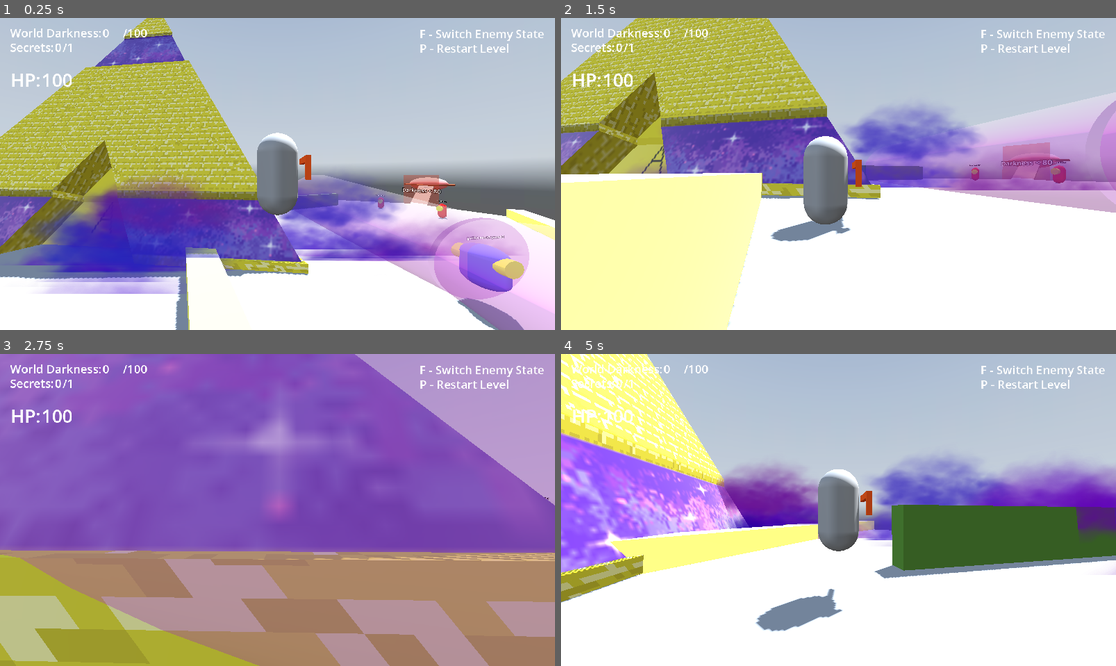
Above: before the commit, frames 1-4 (two rows, left to right).
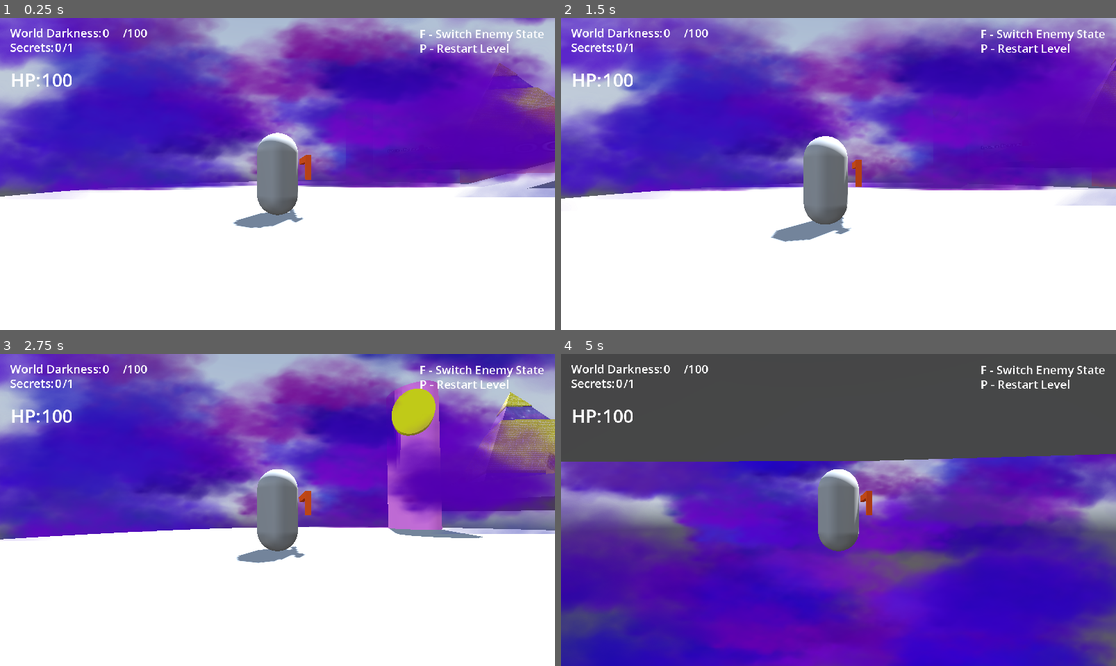
Above: after the commit, the same moments.

Repository: SoulPixelIV/space-egypt
Game: Godot game, scene res://Scenes/world.tscn
Same seed, same stepped clock (60 frames per second), same inputs: the game is played once before the commit and once after it. A sky picture missing from this copy of the repository is replaced by a grey-blue gradient.
Inputs (mouse positions are in pixels of both pictures, inside the frame that each line leads up to):
- Up to frame 1 (0.25 s): no input
- Up to frame 2 (1.5 s): tap Enter (ui_accept) at 0.5, 0.77 s; move the mouse to (866, 174) at 0.52 s; hold Right mouse button (aim) 0.53-1.28 s; hold W (ui_up) from 0.53 s (still down); move the mouse to (810, 174) at 1.27 s; click (810, 174) at 1.35 s
- Up to frame 3 (2.75 s): keep holding W (ui_up); tap Enter (ui_accept) at 1.52 s; move the mouse to (288, 503) at 2.02 s; tap F (toggle_state) at 2.1 s
- Up to frame 4 (5 s): keep holding W (ui_up); move the mouse to (832, 516) at 2.77 s; right-click (832, 516) at 2.85 s; tap Enter (ui_accept) at 3.02, 3.77, 4.52 s; move the mouse to (877, 513) at 3.52 s; click (877, 513) at 3.6 s; move the mouse to (794, 506) at 4.27 s; tap F (toggle_state) at 4.35 s

The runs differ from the first frame. In frame 1, 78% of the frame differs, in the area x 0-100%, y 0-100%; in frame 2, 67%; in frame 3, 95%; in frame 4, 96%.

Commit message:
Added collision to environment

Diff:
--- a/Scenes/world.tscn
+++ b/Scenes/world.tscn
@@ -168,6 +168,9 @@
 [sub_resource type="BoxMesh" id="BoxMesh_5v1tr"]
 material = SubResource("StandardMaterial3D_c5t2i")
 
+[sub_resource type="ConcavePolygonShape3D" id="ConcavePolygonShape3D_c5t2i"]
+data = PackedVector3Array(-0.5, 0.5, 0.5, 0.5, 0.5, 0.5, -0.5, -0.5, 0.5, 0.5, 0.5, 0.5, 0.5, -0.5, 0.5, -0.5, -0.5, 0.5, 0.5, 0.5, -0.5, -0.5, 0.5, -0.5, 0.5, -0.5, -0.5, -0.5, 0.5, -0.5, -0.5, -0.5, -0.5, 0.5, -0.5, -0.5, 0.5, 0.5, 0.5, 0.5, 0.5, -0.5, 0.5, -0.5, 0.5, 0.5, 0.5, -0.5, 0.5, -0.5, -0.5, 0.5, -0.5, 0.5, -0.5, 0.5, -0.5, -0.5, 0.5, 0.5, -0.5, -0.5, -0.5, -0.5, 0.5, 0.5, -0.5, -0.5, 0.5, -0.5, -0.5, -0.5, 0.5, 0.5, 0.5, -0.5, 0.5, 0.5, 0.5, 0.5, -0.5, -0.5, 0.5, 0.5, -0.5, 0.5, -0.5, 0.5, 0.5, -0.5, -0.5, -0.5, 0.5, 0.5, -0.5, 0.5, -0.5, -0.5, -0.5, 0.5, -0.5, 0.5, 0.5, -0.5, -0.5, -0.5, -0.5, -0.5)
+
 [sub_resource type="StandardMaterial3D" id="StandardMaterial3D_ikia7"]
 albedo_color = Color(0.15686275, 1, 1, 1)
 emission_enabled = true
@@ -184,6 +187,57 @@
 
 [sub_resource type="BoxMesh" id="BoxMesh_c5t2i"]
 material = SubResource("StandardMaterial3D_7yui6")
+
+[sub_resource type="ConcavePolygonShape3D" id="ConcavePolygonShape3D_e0ngr"]
+data = PackedVector3Array(-0.5, 0.5, 0.5, 0.5, 0.5, 0.5, -0.5, -0.5, 0.5, 0.5, 0.5, 0.5, 0.5, -0.5, 0.5, -0.5, -0.5, 0.5, 0.5, 0.5, -0.5, -0.5, 0.5, -0.5, 0.5, -0.5, -0.5, -0.5, 0.5, -0.5, -0.5, -0.5, -0.5, 0.5, -0.5, -0.5, 0.5, 0.5, 0.5, 0.5, 0.5, -0.5, 0.5, -0.5, 0.5, 0.5, 0.5, -0.5, 0.5, -0.5, -0.5, 0.5, -0.5, 0.5, -0.5, 0.5, -0.5, -0.5, 0.5, 0.5, -0.5, -0.5, -0.5, -0.5, 0.5, 0.5, -0.5, -0.5, 0.5, -0.5, -0.5, -0.5, 0.5, 0.5, 0.5, -0.5, 0.5, 0.5, 0.5, 0.5, -0.5, -0.5, 0.5, 0.5, -0.5, 0.5, -0.5, 0.5, 0.5, -0.5, -0.5, -0.5, 0.5, 0.5, -0.5, 0.5, -0.5, -0.5, -0.5, 0.5, -0.5, 0.5, 0.5, -0.5, -0.5, -0.5, -0.5, -0.5)
+
+[sub_resource type="ConcavePolygonShape3D" id="ConcavePolygonShape3D_kn0ld"]
+data = PackedVector3Array(-0.5, 0.5, 0.5, 0.5, 0.5, 0.5, -0.5, -0.5, 0.5, 0.5, 0.5, 0.5, 0.5, -0.5, 0.5, -0.5, -0.5, 0.5, 0.5, 0.5, -0.5, -0.5, 0.5, -0.5, 0.5, -0.5, -0.5, -0.5, 0.5, -0.5, -0.5, -0.5, -0.5, 0.5, -0.5, -0.5, 0.5, 0.5, 0.5, 0.5, 0.5, -0.5, 0.5, -0.5, 0.5, 0.5, 0.5, -0.5, 0.5, -0.5, -0.5, 0.5, -0.5, 0.5, -0.5, 0.5, -0.5, -0.5, 0.5, 0.5, -0.5, -0.5, -0.5, -0.5, 0.5, 0.5, -0.5, -0.5, 0.5, -0.5, -0.5, -0.5, 0.5, 0.5, 0.5, -0.5, 0.5, 0.5, 0.5, 0.5, -0.5, -0.5, 0.5, 0.5, -0.5, 0.5, -0.5, 0.5, 0.5, -0.5, -0.5, -0.5, 0.5, 0.5, -0.5, 0.5, -0.5, -0.5, -0.5, 0.5, -0.5, 0.5, 0.5, -0.5, -0.5, -0.5, -0.5, -0.5)
+
+[sub_resource type="ConcavePolygonShape3D" id="ConcavePolygonShape3D_hgpy0"]
+data = PackedVector3Array(-0.5, 0.5, 0.5, 0.5, 0.5, 0.5, -0.5, -0.5, 0.5, 0.5, 0.5, 0.5, 0.5, -0.5, 0.5, -0.5, -0.5, 0.5, 0.5, 0.5, -0.5, -0.5, 0.5, -0.5, 0.5, -0.5, -0.5, -0.5, 0.5, -0.5, -0.5, -0.5, -0.5, 0.5, -0.5, -0.5, 0.5, 0.5, 0.5, 0.5, 0.5, -0.5, 0.5, -0.5, 0.5, 0.5, 0.5, -0.5, 0.5, -0.5, -0.5, 0.5, -0.5, 0.5, -0.5, 0.5, -0.5, -0.5, 0.5, 0.5, -0.5, -0.5, -0.5, -0.5, 0.5, 0.5, -0.5, -0.5, 0.5, -0.5, -0.5, -0.5, 0.5, 0.5, 0.5, -0.5, 0.5, 0.5, 0.5, 0.5, -0.5, -0.5, 0.5, 0.5, -0.5, 0.5, -0.5, 0.5, 0.5, -0.5, -0.5, -0.5, 0.5, 0.5, -0.5, 0.5, -0.5, -0.5, -0.5, 0.5, -0.5, 0.5, 0.5, -0.5, -0.5, -0.5, -0.5, -0.5)
+
+[sub_resource type="ConcavePolygonShape3D" id="ConcavePolygonShape3D_o2rbt"]
+data = PackedVector3Array(-0.5, 0.5, 0.5, 0.5, 0.5, 0.5, -0.5, -0.5, 0.5, 0.5, 0.5, 0.5, 0.5, -0.5, 0.5, -0.5, -0.5, 0.5, 0.5, 0.5, -0.5, -0.5, 0.5, -0.5, 0.5, -0.5, -0.5, -0.5, 0.5, -0.5, -0.5, -0.5, -0.5, 0.5, -0.5, -0.5, 0.5, 0.5, 0.5, 0.5, 0.5, -0.5, 0.5, -0.5, 0.5, 0.5, 0.5, -0.5, 0.5, -0.5, -0.5, 0.5, -0.5, 0.5, -0.5, 0.5, -0.5, -0.5, 0.5, 0.5, -0.5, -0.5, -0.5, -0.5, 0.5, 0.5, -0.5, -0.5, 0.5, -0.5, -0.5, -0.5, 0.5, 0.5, 0.5, -0.5, 0.5, 0.5, 0.5, 0.5, -0.5, -0.5, 0.5, 0.5, -0.5, 0.5, -0.5, 0.5, 0.5, -0.5, -0.5, -0.5, 0.5, 0.5, -0.5, 0.5, -0.5, -0.5, -0.5, 0.5, -0.5, 0.5, 0.5, -0.5, -0.5, -0.5, -0.5, -0.5)
+
+[sub_resource type="ConcavePolygonShape3D" id="ConcavePolygonShape3D_t2t4p"]
+data = PackedVector3Array(-0.5, 0.5, 0.5, 0.5, 0.5, 0.5, -0.5, -0.5, 0.5, 0.5, 0.5, 0.5, 0.5, -0.5, 0.5, -0.5, -0.5, 0.5, 0.5, 0.5, -0.5, -0.5, 0.5, -0.5, 0.5, -0.5, -0.5, -0.5, 0.5, -0.5, -0.5, -0.5, -0.5, 0.5, -0.5, -0.5, 0.5, 0.5, 0.5, 0.5, 0.5, -0.5, 0.5, -0.5, 0.5, 0.5, 0.5, -0.5, 0.5, -0.5, -0.5, 0.5, -0.5, 0.5, -0.5, 0.5, -0.5, -0.5, 0.5, 0.5, -0.5, -0.5, -0.5, -0.5, 0.5, 0.5, -0.5, -0.5, 0.5, -0.5, -0.5, -0.5, 0.5, 0.5, 0.5, -0.5, 0.5, 0.5, 0.5, 0.5, -0.5, -0.5, 0.5, 0.5, -0.5, 0.5, -0.5, 0.5, 0.5, -0.5, -0.5, -0.5, 0.5, 0.5, -0.5, 0.5, -0.5, -0.5, -0.5, 0.5, -0.5, 0.5, 0.5, -0.5, -0.5, -0.5, -0.5, -0.5)
+
+[sub_resource type="ConcavePolygonShape3D" id="ConcavePolygonShape3D_0pcbe"]
+data = PackedVector3Array(-0.5, 0.5, 0.5, 0.5, 0.5, 0.5, -0.5, -0.5, 0.5, 0.5, 0.5, 0.5, 0.5, -0.5, 0.5, -0.5, -0.5, 0.5, 0.5, 0.5, -0.5, -0.5, 0.5, -0.5, 0.5, -0.5, -0.5, -0.5, 0.5, -0.5, -0.5, -0.5, -0.5, 0.5, -0.5, -0.5, 0.5, 0.5, 0.5, 0.5, 0.5, -0.5, 0.5, -0.5, 0.5, 0.5, 0.5, -0.5, 0.5, -0.5, -0.5, 0.5, -0.5, 0.5, -0.5, 0.5, -0.5, -0.5, 0.5, 0.5, -0.5, -0.5, -0.5, -0.5, 0.5, 0.5, -0.5, -0.5, 0.5, -0.5, -0.5, -0.5, 0.5, 0.5, 0.5, -0.5, 0.5, 0.5, 0.5, 0.5, -0.5, -0.5, 0.5, 0.5, -0.5, 0.5, -0.5, 0.5, 0.5, -0.5, -0.5, -0.5, 0.5, 0.5, -0.5, 0.5, -0.5, -0.5, -0.5, 0.5, -0.5, 0.5, 0.5, -0.5, -0.5, -0.5, -0.5, -0.5)
+
+[sub_resource type="ConcavePolygonShape3D" id="ConcavePolygonShape3D_axeuq"]
+data = PackedVector3Array(-0.5, 0.5, 0.5, 0.5, 0.5, 0.5, -0.5, -0.5, 0.5, 0.5, 0.5, 0.5, 0.5, -0.5, 0.5, -0.5, -0.5, 0.5, 0.5, 0.5, -0.5, -0.5, 0.5, -0.5, 0.5, -0.5, -0.5, -0.5, 0.5, -0.5, -0.5, -0.5, -0.5, 0.5, -0.5, -0.5, 0.5, 0.5, 0.5, 0.5, 0.5, -0.5, 0.5, -0.5, 0.5, 0.5, 0.5, -0.5, 0.5, -0.5, -0.5, 0.5, -0.5, 0.5, -0.5, 0.5, -0.5, -0.5, 0.5, 0.5, -0.5, -0.5, -0.5, -0.5, 0.5, 0.5, -0.5, -0.5, 0.5, -0.5, -0.5, -0.5, 0.5, 0.5, 0.5, -0.5, 0.5, 0.5, 0.5, 0.5, -0.5, -0.5, 0.5, 0.5, -0.5, 0.5, -0.5, 0.5, 0.5, -0.5, -0.5, -0.5, 0.5, 0.5, -0.5, 0.5, -0.5, -0.5, -0.5, 0.5, -0.5, 0.5, 0.5, -0.5, -0.5, -0.5, -0.5, -0.5)
+
+[sub_resource type="ConcavePolygonShape3D" id="ConcavePolygonShape3D_1cojt"]
+data = PackedVector3Array(-0.5, 0.5, 0.5, 0.5, 0.5, 0.5, -0.5, -0.5, 0.5, 0.5, 0.5, 0.5, 0.5, -0.5, 0.5, -0.5, -0.5, 0.5, 0.5, 0.5, -0.5, -0.5, 0.5, -0.5, 0.5, -0.5, -0.5, -0.5, 0.5, -0.5, -0.5, -0.5, -0.5, 0.5, -0.5, -0.5, 0.5, 0.5, 0.5, 0.5, 0.5, -0.5, 0.5, -0.5, 0.5, 0.5, 0.5, -0.5, 0.5, -0.5, -0.5, 0.5, -0.5, 0.5, -0.5, 0.5, -0.5, -0.5, 0.5, 0.5, -0.5, -0.5, -0.5, -0.5, 0.5, 0.5, -0.5, -0.5, 0.5, -0.5, -0.5, -0.5, 0.5, 0.5, 0.5, -0.5, 0.5, 0.5, 0.5, 0.5, -0.5, -0.5, 0.5, 0.5, -0.5, 0.5, -0.5, 0.5, 0.5, -0.5, -0.5, -0.5, 0.5, 0.5, -0.5, 0.5, -0.5, -0.5, -0.5, 0.5, -0.5, 0.5, 0.5, -0.5, -0.5, -0.5, -0.5, -0.5)
+
+[sub_resource type="ConcavePolygonShape3D" id="ConcavePolygonShape3D_yq1aw"]
+data = PackedVector3Array(-0.5, 0.5, 0.5, 0.5, 0.5, 0.5, -0.5, -0.5, 0.5, 0.5, 0.5, 0.5, 0.5, -0.5, 0.5, -0.5, -0.5, 0.5, 0.5, 0.5, -0.5, -0.5, 0.5, -0.5, 0.5, -0.5, -0.5, -0.5, 0.5, -0.5, -0.5, -0.5, -0.5, 0.5, -0.5, -0.5, 0.5, 0.5, 0.5, 0.5, 0.5, -0.5, 0.5, -0.5, 0.5, 0.5, 0.5, -0.5, 0.5, -0.5, -0.5, 0.5, -0.5, 0.5, -0.5, 0.5, -0.5, -0.5, 0.5, 0.5, -0.5, -0.5, -0.5, -0.5, 0.5, 0.5, -0.5, -0.5, 0.5, -0.5, -0.5, -0.5, 0.5, 0.5, 0.5, -0.5, 0.5, 0.5, 0.5, 0.5, -0.5, -0.5, 0.5, 0.5, -0.5, 0.5, -0.5, 0.5, 0.5, -0.5, -0.5, -0.5, 0.5, 0.5, -0.5, 0.5, -0.5, -0.5, -0.5, 0.5, -0.5, 0.5, 0.5, -0.5, -0.5, -0.5, -0.5, -0.5)
+
+[sub_resource type="ConcavePolygonShape3D" id="ConcavePolygonShape3D_pyn1s"]
+data = PackedVector3Array(-0.5, 0.5, 0.5, 0.5, 0.5, 0.5, -0.5, -0.5, 0.5, 0.5, 0.5, 0.5, 0.5, -0.5, 0.5, -0.5, -0.5, 0.5, 0.5, 0.5, -0.5, -0.5, 0.5, -0.5, 0.5, -0.5, -0.5, -0.5, 0.5, -0.5, -0.5, -0.5, -0.5, 0.5, -0.5, -0.5, 0.5, 0.5, 0.5, 0.5, 0.5, -0.5, 0.5, -0.5, 0.5, 0.5, 0.5, -0.5, 0.5, -0.5, -0.5, 0.5, -0.5, 0.5, -0.5, 0.5, -0.5, -0.5, 0.5, 0.5, -0.5, -0.5, -0.5, -0.5, 0.5, 0.5, -0.5, -0.5, 0.5, -0.5, -0.5, -0.5, 0.5, 0.5, 0.5, -0.5, 0.5, 0.5, 0.5, 0.5, -0.5, -0.5, 0.5, 0.5, -0.5, 0.5, -0.5, 0.5, 0.5, -0.5, -0.5, -0.5, 0.5, 0.5, -0.5, 0.5, -0.5, -0.5, -0.5, 0.5, -0.5, 0.5, 0.5, -0.5, -0.5, -0.5, -0.5, -0.5)
+
+[sub_resource type="ConcavePolygonShape3D" id="ConcavePolygonShape3D_no8kt"]
+data = PackedVector3Array(-0.5, 0.5, 0.5, 0.5, 0.5, 0.5, -0.5, -0.5, 0.5, 0.5, 0.5, 0.5, 0.5, -0.5, 0.5, -0.5, -0.5, 0.5, 0.5, 0.5, -0.5, -0.5, 0.5, -0.5, 0.5, -0.5, -0.5, -0.5, 0.5, -0.5, -0.5, -0.5, -0.5, 0.5, -0.5, -0.5, 0.5, 0.5, 0.5, 0.5, 0.5, -0.5, 0.5, -0.5, 0.5, 0.5, 0.5, -0.5, 0.5, -0.5, -0.5, 0.5, -0.5, 0.5, -0.5, 0.5, -0.5, -0.5, 0.5, 0.5, -0.5, -0.5, -0.5, -0.5, 0.5, 0.5, -0.5, -0.5, 0.5, -0.5, -0.5, -0.5, 0.5, 0.5, 0.5, -0.5, 0.5, 0.5, 0.5, 0.5, -0.5, -0.5, 0.5, 0.5, -0.5, 0.5, -0.5, 0.5, 0.5, -0.5, -0.5, -0.5, 0.5, 0.5, -0.5, 0.5, -0.5, -0.5, -0.5, 0.5, -0.5, 0.5, 0.5, -0.5, -0.5, -0.5, -0.5, -0.5)
+
+[sub_resource type="ConcavePolygonShape3D" id="ConcavePolygonShape3D_xbk3s"]
+data = PackedVector3Array(-0.5, 0.5, 0.5, 0.5, 0.5, 0.5, -0.5, -0.5, 0.5, 0.5, 0.5, 0.5, 0.5, -0.5, 0.5, -0.5, -0.5, 0.5, 0.5, 0.5, -0.5, -0.5, 0.5, -0.5, 0.5, -0.5, -0.5, -0.5, 0.5, -0.5, -0.5, -0.5, -0.5, 0.5, -0.5, -0.5, 0.5, 0.5, 0.5, 0.5, 0.5, -0.5, 0.5, -0.5, 0.5, 0.5, 0.5, -0.5, 0.5, -0.5, -0.5, 0.5, -0.5, 0.5, -0.5, 0.5, -0.5, -0.5, 0.5, 0.5, -0.5, -0.5, -0.5, -0.5, 0.5, 0.5, -0.5, -0.5, 0.5, -0.5, -0.5, -0.5, 0.5, 0.5, 0.5, -0.5, 0.5, 0.5, 0.5, 0.5, -0.5, -0.5, 0.5, 0.5, -0.5, 0.5, -0.5, 0.5, 0.5, -0.5, -0.5, -0.5, 0.5, 0.5, -0.5, 0.5, -0.5, -0.5, -0.5, 0.5, -0.5, 0.5, 0.5, -0.5, -0.5, -0.5, -0.5, -0.5)
+
+[sub_resource type="ConcavePolygonShape3D" id="ConcavePolygonShape3D_i4fjy"]
+data = PackedVector3Array(-0.5, 0.5, 0.5, 0.5, 0.5, 0.5, -0.5, -0.5, 0.5, 0.5, 0.5, 0.5, 0.5, -0.5, 0.5, -0.5, -0.5, 0.5, 0.5, 0.5, -0.5, -0.5, 0.5, -0.5, 0.5, -0.5, -0.5, -0.5, 0.5, -0.5, -0.5, -0.5, -0.5, 0.5, -0.5, -0.5, 0.5, 0.5, 0.5, 0.5, 0.5, -0.5, 0.5, -0.5, 0.5, 0.5, 0.5, -0.5, 0.5, -0.5, -0.5, 0.5, -0.5, 0.5, -0.5, 0.5, -0.5, -0.5, 0.5, 0.5, -0.5, -0.5, -0.5, -0.5, 0.5, 0.5, -0.5, -0.5, 0.5, -0.5, -0.5, -0.5, 0.5, 0.5, 0.5, -0.5, 0.5, 0.5, 0.5, 0.5, -0.5, -0.5, 0.5, 0.5, -0.5, 0.5, -0.5, 0.5, 0.5, -0.5, -0.5, -0.5, 0.5, 0.5, -0.5, 0.5, -0.5, -0.5, -0.5, 0.5, -0.5, 0.5, 0.5, -0.5, -0.5, -0.5, -0.5, -0.5)
+
+[sub_resource type="ConcavePolygonShape3D" id="ConcavePolygonShape3D_pt3ps"]
+data = PackedVector3Array(-0.5, 0.5, 0.5, 0.5, 0.5, 0.5, -0.5, -0.5, 0.5, 0.5, 0.5, 0.5, 0.5, -0.5, 0.5, -0.5, -0.5, 0.5, 0.5, 0.5, -0.5, -0.5, 0.5, -0.5, 0.5, -0.5, -0.5, -0.5, 0.5, -0.5, -0.5, -0.5, -0.5, 0.5, -0.5, -0.5, 0.5, 0.5, 0.5, 0.5, 0.5, -0.5, 0.5, -0.5, 0.5, 0.5, 0.5, -0.5, 0.5, -0.5, -0.5, 0.5, -0.5, 0.5, -0.5, 0.5, -0.5, -0.5, 0.5, 0.5, -0.5, -0.5, -0.5, -0.5, 0.5, 0.5, -0.5, -0.5, 0.5, -0.5, -0.5, -0.5, 0.5, 0.5, 0.5, -0.5, 0.5, 0.5, 0.5, 0.5, -0.5, -0.5, 0.5, 0.5, -0.5, 0.5, -0.5, 0.5, 0.5, -0.5, -0.5, -0.5, 0.5, 0.5, -0.5, 0.5, -0.5, -0.5, -0.5, 0.5, -0.5, 0.5, 0.5, -0.5, -0.5, -0.5, -0.5, -0.5)
+
+[sub_resource type="ConcavePolygonShape3D" id="ConcavePolygonShape3D_hmc15"]
+data = PackedVector3Array(-0.5, 0.5, 0.5, 0.5, 0.5, 0.5, -0.5, -0.5, 0.5, 0.5, 0.5, 0.5, 0.5, -0.5, 0.5, -0.5, -0.5, 0.5, 0.5, 0.5, -0.5, -0.5, 0.5, -0.5, 0.5, -0.5, -0.5, -0.5, 0.5, -0.5, -0.5, -0.5, -0.5, 0.5, -0.5, -0.5, 0.5, 0.5, 0.5, 0.5, 0.5, -0.5, 0.5, -0.5, 0.5, 0.5, 0.5, -0.5, 0.5, -0.5, -0.5, 0.5, -0.5, 0.5, -0.5, 0.5, -0.5, -0.5, 0.5, 0.5, -0.5, -0.5, -0.5, -0.5, 0.5, 0.5, -0.5, -0.5, 0.5, -0.5, -0.5, -0.5, 0.5, 0.5, 0.5, -0.5, 0.5, 0.5, 0.5, 0.5, -0.5, -0.5, 0.5, 0.5, -0.5, 0.5, -0.5, 0.5, 0.5, -0.5, -0.5, -0.5, 0.5, 0.5, -0.5, 0.5, -0.5, -0.5, -0.5, 0.5, -0.5, 0.5, 0.5, -0.5, -0.5, -0.5, -0.5, -0.5)
+
+[sub_resource type="ConcavePolygonShape3D" id="ConcavePolygonShape3D_dt0r1"]
+data = PackedVector3Array(-0.5, 0.5, 0.5, 0.5, 0.5, 0.5, -0.5, -0.5, 0.5, 0.5, 0.5, 0.5, 0.5, -0.5, 0.5, -0.5, -0.5, 0.5, 0.5, 0.5, -0.5, -0.5, 0.5, -0.5, 0.5, -0.5, -0.5, -0.5, 0.5, -0.5, -0.5, -0.5, -0.5, 0.5, -0.5, -0.5, 0.5, 0.5, 0.5, 0.5, 0.5, -0.5, 0.5, -0.5, 0.5, 0.5, 0.5, -0.5, 0.5, -0.5, -0.5, 0.5, -0.5, 0.5, -0.5, 0.5, -0.5, -0.5, 0.5, 0.5, -0.5, -0.5, -0.5, -0.5, 0.5, 0.5, -0.5, -0.5, 0.5, -0.5, -0.5, -0.5, 0.5, 0.5, 0.5, -0.5, 0.5, 0.5, 0.5, 0.5, -0.5, -0.5, 0.5, 0.5, -0.5, 0.5, -0.5, 0.5, 0.5, -0.5, -0.5, -0.5, 0.5, 0.5, -0.5, 0.5, -0.5, -0.5, -0.5, 0.5, -0.5, 0.5, 0.5, -0.5, -0.5, -0.5, -0.5, -0.5)
+
+[sub_resource type="ConcavePolygonShape3D" id="ConcavePolygonShape3D_qebug"]
+data = PackedVector3Array(-0.5, 0.5, 0.5, 0.5, 0.5, 0.5, -0.5, -0.5, 0.5, 0.5, 0.5, 0.5, 0.5, -0.5, 0.5, -0.5, -0.5, 0.5, 0.5, 0.5, -0.5, -0.5, 0.5, -0.5, 0.5, -0.5, -0.5, -0.5, 0.5, -0.5, -0.5, -0.5, -0.5, 0.5, -0.5, -0.5, 0.5, 0.5, 0.5, 0.5, 0.5, -0.5, 0.5, -0.5, 0.5, 0.5, 0.5, -0.5, 0.5, -0.5, -0.5, 0.5, -0.5, 0.5, -0.5, 0.5, -0.5, -0.5, 0.5, 0.5, -0.5, -0.5, -0.5, -0.5, 0.5, 0.5, -0.5, -0.5, 0.5, -0.5, -0.5, -0.5, 0.5, 0.5, 0.5, -0.5, 0.5, 0.5, 0.5, 0.5, -0.5, -0.5, 0.5, 0.5, -0.5, 0.5, -0.5, 0.5, 0.5, -0.5, -0.5, -0.5, 0.5, 0.5, -0.5, 0.5, -0.5, -0.5, -0.5, 0.5, -0.5, 0.5, 0.5, -0.5, -0.5, -0.5, -0.5, -0.5)
 
 [sub_resource type="StandardMaterial3D" id="StandardMaterial3D_e0ngr"]
 albedo_color = Color(0.58431375, 0.25882354, 0.13725491, 1)
@@ -358,7 +412,7 @@
 
 [node name="Player" parent="." unique_id=268844224 instance=ExtResource("5_7yui6")]
 unique_name_in_owner = true
-transform = Transform3D(-0.591042, 0, -0.80664057, 0, 1, 0, 0.80664057, 0, -0.591042, 72.03746, 12.279968, -25.004648)
+transform = Transform3D(0.5202347, 0, -0.8540231, 0, 1, 0, 0.8540231, 0, 0.5202347, -4.62693, 1.3604031, 6.766678)
 
 [node name="Enemy" parent="." unique_id=1382371117 instance=ExtResource("7_7yui6")]
 transform = Transform3D(-0.59754133, 0, -0.80183816, 0, 1, 0, 0.80183816, 0, -0.59754133, 43.633034, 6.945346, -0.15001726)
@@ -501,6 +555,12 @@
 transform = Transform3D(-1.51259, 0, 8.116984, 0, 5.292533, 0, 0.88197464, 0, 13.920661, 48.3069, 6.200486, -60.331036)
 mesh = SubResource("BoxMesh_5v1tr")
 
+[node name="StaticBody3D" type="StaticBody3D" parent="Main/MeshInstance3D4" unique_id=1692333056]
+
+[node name="CollisionShape3D17" type="CollisionShape3D" parent="Main/MeshInstance3D4/StaticBody3D" unique_id=563955075]
+transform = Transform3D(1.0000001, 0, -4.7683716e-07, 0, 1, 0, 7.450581e-09, 0, 1.0000002, 0, 0, 0)
+shape = SubResource("ConcavePolygonShape3D_c5t2i")
+
 [node name="Secret" type="MeshInstance3D" parent="Main" unique_id=919975734]
 transform = Transform3D(2, 0, 0, 0, 2, 0, 0, 0, 2, 42.962635, 7.4899416, -56.484016)
 mesh = SubResource("SphereMesh_7yui6")
@@ -539,29 +599,70 @@
 transform = Transform3D(-1.6681241, 0, 9.375426, 0, 1.5663539, 0, 0.7829335, 0, 19.975363, 70.83754, 6.113059, -25.263779)
 mesh = SubResource("BoxMesh_5v1tr")
 
+[node name="StaticBody3D" type="StaticBody3D" parent="Main/MeshInstance3D11" unique_id=1755738795]
+
+[node name="CollisionShape3D8" type="CollisionShape3D" parent="Main/MeshInstance3D11/StaticBody3D" unique_id=1278859130]
+shape = SubResource("ConcavePolygonShape3D_e0ngr")
+
 [node name="MeshInstance3D16" type="MeshInstance3D" parent="Main" unique_id=1786835316]
 transform = Transform3D(1.6404018, 0, 5.169747, 0, 1.566354, 0, -0.55368215, 0, 15.316478, 52.713074, 6.113059, -18.932718)
 mesh = SubResource("BoxMesh_5v1tr")
 
+[node name="StaticBody3D" type="StaticBody3D" parent="Main/MeshInstance3D16" unique_id=1541339127]
+
+[node name="CollisionShape3D2" type="CollisionShape3D" parent="Main/MeshInstance3D16/StaticBody3D" unique_id=678536368]
+transform = Transform3D(1, 0, -7.1525574e-07, 0, 1, 0, 0, 0, 1.0000002, 0, 0, 0)
+shape = SubResource("ConcavePolygonShape3D_kn0ld")
+
 [node name="MeshInstance3D17" type="MeshInstance3D" parent="Main" unique_id=793968667]
 transform = Transform3D(1.7211874, 0, -1.7466955, 0, 1.566354, 0, 0.1870721, 0, 16.070778, 54.37681, 6.113059, -5.4037857)
 mesh = SubResource("BoxMesh_5v1tr")
 
+[node name="StaticBody3D" type="StaticBody3D" parent="Main/MeshInstance3D17" unique_id=2093000340]
+
+[node name="CollisionShape3D" type="CollisionShape3D" parent="Main/MeshInstance3D17/StaticBody3D" unique_id=1950598220]
+transform = Transform3D(1, 0, 0, 0, 1, 0, -1.8626451e-09, 0, 1, 0, 0, 0)
+shape = SubResource("ConcavePolygonShape3D_hgpy0")
+
 [node name="MeshInstance3D18" type="MeshInstance3D" parent="Main" unique_id=1430395452]
 transform = Transform3D(1.637678, 0, -2.623209, 0, 1.5663539, 0, 0.37480772, 0, 11.461808, 52.920258, 6.113059, 4.0448933)
 mesh = SubResource("BoxMesh_5v1tr")
 
+[node name="StaticBody3D" type="StaticBody3D" parent="Main/MeshInstance3D18" unique_id=1487767087]
+
+[node name="CollisionShape3D" type="CollisionShape3D" parent="Main/MeshInstance3D18/StaticBody3D" unique_id=993482318]
+transform = Transform3D(1.0000002, 0, 0, 0, 0.9999999, 0, -1.8626451e-09, 0, 1, 0, 0, 0)
+shape = SubResource("ConcavePolygonShape3D_o2rbt")
+
 [node name="MeshInstance3D19" type="MeshInstance3D" parent="Main" unique_id=1817886746]
 transform = Transform3D(1.6404018, 0, 5.169747, 0, 1.566354, 0, -0.55368215, 0, 15.316478, 62.85642, 6.113055, -16.2895)
 mesh = SubResource("BoxMesh_5v1tr")
 
+[node name="StaticBody3D" type="StaticBody3D" parent="Main/MeshInstance3D19" unique_id=2123069789]
+
+[node name="CollisionShape3D4" type="CollisionShape3D" parent="Main/MeshInstance3D19/StaticBody3D" unique_id=1389854487]
+transform = Transform3D(1, 0, -7.1525574e-07, 0, 1, 0, 0, 0, 1.0000002, 0, 0, 0)
+shape = SubResource("ConcavePolygonShape3D_t2t4p")
+
 [node name="MeshInstance3D20" type="MeshInstance3D" parent="Main" unique_id=238884776]
 transform = Transform3D(1.7211874, 0, -1.7466955, 0, 1.566354, 0, 0.1870721, 0, 16.070778, 64.52016, 6.113055, -2.7605672)
 mesh = SubResource("BoxMesh_5v1tr")
 
+[node name="StaticBody3D" type="StaticBody3D" parent="Main/MeshInstance3D20" unique_id=1484563143]
+
+[node name="CollisionShape3D5" type="CollisionShape3D" parent="Main/MeshInstance3D20/StaticBody3D" unique_id=1980917594]
+transform = Transform3D(1, 0, 0, 0, 1, 0, -1.8626451e-09, 0, 1, 0, 0, 0)
+shape = SubResource("ConcavePolygonShape3D_0pcbe")
+
 [node name="MeshInstance3D21" type="MeshInstance3D" parent="Main" unique_id=1246095830]
 transform = Transform3D(1.637678, 0, -2.623209, 0, 1.5663539, 0, 0.37480772, 0, 11.461808, 63.063602, 6.113055, 6.688112)
 mesh = SubResource("BoxMesh_5v1tr")
+
+[node name="StaticBody3D" type="StaticBody3D" parent="Main/MeshInstance3D21" unique_id=1772034194]
+
+[node name="CollisionShape3D7" type="CollisionShape3D" parent="Main/MeshInstance3D21/StaticBody3D" unique_id=1735259893]
+transform = Transform3D(1.0000002, 0, 0, 0, 0.9999999, 0, -1.8626451e-09, 0, 1, 0, 0, 0)
+shape = SubResource("ConcavePolygonShape3D_axeuq")
 
 [node name="River5" type="MeshInstance3D" parent="Main" unique_id=1252814603]
 transform = Transform3D(5.0032015, 0, 4.805094, 0, 0.99999994, 0, -1.3424755, 0, 17.907848, 60.445473, 5.988657, -14.081914)
@@ -575,41 +676,101 @@
 transform = Transform3D(0.02026241, 0, 11.186688, 0, 1.566354, 0, -1.7249423, 0, 0.1314062, 56.117905, 6.113055, -23.731457)
 mesh = SubResource("BoxMesh_5v1tr")
 
+[node name="StaticBody3D" type="StaticBody3D" parent="Main/MeshInstance3D22" unique_id=1608298482]
+
+[node name="CollisionShape3D3" type="CollisionShape3D" parent="Main/MeshInstance3D22/StaticBody3D" unique_id=1201615392]
+transform = Transform3D(0.9999999, 0, 0, 0, 0.9999999, 0, -4.656613e-10, 0, 1, 0, 0, 0)
+shape = SubResource("ConcavePolygonShape3D_1cojt")
+
 [node name="MeshInstance3D23" type="MeshInstance3D" parent="Main" unique_id=803027177]
 transform = Transform3D(-1.6450219, 0, 1.1951954, 0, 1.5663537, 0, 0.13955304, 0, 14.088731, 75.98412, 6.113059, -8.626793)
 mesh = SubResource("BoxMesh_5v1tr")
 
+[node name="StaticBody3D" type="StaticBody3D" parent="Main/MeshInstance3D23" unique_id=526651163]
+
+[node name="CollisionShape3D9" type="CollisionShape3D" parent="Main/MeshInstance3D23/StaticBody3D" unique_id=733244851]
+transform = Transform3D(0.9999999, 0, -5.9604645e-08, 0, 1, 0, -1.8626451e-09, 0, 0.9999999, 0, 0, 0)
+shape = SubResource("ConcavePolygonShape3D_yq1aw")
+
 [node name="MeshInstance3D24" type="MeshInstance3D" parent="Main" unique_id=101461078]
 transform = Transform3D(-1.5850139, 0, -1.2931573, 0, 1.5663537, 0, -0.22707714, 0, 9.02632, 75.98412, 6.113059, -0.43915367)
 mesh = SubResource("BoxMesh_5v1tr")
 
+[node name="StaticBody3D" type="StaticBody3D" parent="Main/MeshInstance3D24" unique_id=2141251930]
+
+[node name="CollisionShape3D10" type="CollisionShape3D" parent="Main/MeshInstance3D24/StaticBody3D" unique_id=608786758]
+transform = Transform3D(1.0000002, 0, 0, 0, 1, 0, 1.8626451e-09, 0, 1, 0, 0, 0)
+shape = SubResource("ConcavePolygonShape3D_pyn1s")
+
 [node name="MeshInstance3D25" type="MeshInstance3D" parent="Main" unique_id=1174876765]
 transform = Transform3D(-1.7090449, 0, 5.7154675, 0, 1.5663537, 0, 0.8652856, 0, 11.288749, 66.2352, 6.113059, 10.631285)
 mesh = SubResource("BoxMesh_5v1tr")
 
+[node name="StaticBody3D" type="StaticBody3D" parent="Main/MeshInstance3D25" unique_id=167218534]
+
+[node name="CollisionShape3D6" type="CollisionShape3D" parent="Main/MeshInstance3D25/StaticBody3D" unique_id=1248413513]
+transform = Transform3D(1, 0, 0, 0, 0.99999976, 0, 0, 0, 1, 0, 0, 0)
+shape = SubResource("ConcavePolygonShape3D_no8kt")
+
 [node name="MeshInstance3D26" type="MeshInstance3D" parent="Main" unique_id=1356232686]
 transform = Transform3D(-1.8425068, 0, -0.33697796, 0, 1.5663538, 0, -0.028140426, 0, 22.063547, 93.094185, 6.113059, -19.623066)
 mesh = SubResource("BoxMesh_5v1tr")
 
+[node name="StaticBody3D" type="StaticBody3D" parent="Main/MeshInstance3D26" unique_id=595515161]
+
+[node name="CollisionShape3D13" type="CollisionShape3D" parent="Main/MeshInstance3D26/StaticBody3D" unique_id=1937520328]
+transform = Transform3D(1, 0, -1.4901161e-08, 0, 0.9999997, 0, 0, 0, 0.9999998, 0, 0, 0)
+shape = SubResource("ConcavePolygonShape3D_xbk3s")
+
 [node name="MeshInstance3D27" type="MeshInstance3D" parent="Main" unique_id=1826717771]
 transform = Transform3D(-1.5949446, 0, -3.6509504, 0, 1.5663537, 0, -0.4262904, 0, 13.659845, 91.05997, 6.113059, -2.2264833)
 mesh = SubResource("BoxMesh_5v1tr")
 
+[node name="StaticBody3D" type="StaticBody3D" parent="Main/MeshInstance3D27" unique_id=1663612023]
+
+[node name="CollisionShape3D12" type="CollisionShape3D" parent="Main/MeshInstance3D27/StaticBody3D" unique_id=1550410786]
+transform = Transform3D(1.0000002, 0, 4.7683716e-07, 0, 1.0000004, 0, -3.7252903e-09, 0, 1.0000002, 0, 0, 0)
+shape = SubResource("ConcavePolygonShape3D_i4fjy")
+
 [node name="MeshInstance3D28" type="MeshInstance3D" parent="Main" unique_id=847278383]
 transform = Transform3D(-1.4142193, 0, -4.2760916, 0, 1.5663537, 0, -0.75087774, 0, 8.05368, 88.28475, 6.113059, 5.4764786)
 mesh = SubResource("BoxMesh_5v1tr")
 
+[node name="StaticBody3D" type="StaticBody3D" parent="Main/MeshInstance3D28" unique_id=1548874138]
+
+[node name="CollisionShape3D11" type="CollisionShape3D" parent="Main/MeshInstance3D28/StaticBody3D" unique_id=888960260]
+transform = Transform3D(1, 0, 0, 0, 1.0000002, 0, -1.4901161e-08, 0, 1, 0, 0, 0)
+shape = SubResource("ConcavePolygonShape3D_pt3ps")
+
 [node name="MeshInstance3D29" type="MeshInstance3D" parent="Main" unique_id=1749593866]
 transform = Transform3D(1.8059907, 0, 4.3838105, 0, 1.5663538, 0, 0.36608756, 0, -21.626278, 66.1004, 6.113059, -61.08594)
 mesh = SubResource("BoxMesh_5v1tr")
 
+[node name="StaticBody3D" type="StaticBody3D" parent="Main/MeshInstance3D29" unique_id=42690469]
+
+[node name="CollisionShape3D16" type="CollisionShape3D" parent="Main/MeshInstance3D29/StaticBody3D" unique_id=757518025]
+transform = Transform3D(1.0000002, 0, 0, 0, 1.0000002, 0, 0, 0, 1.0000002, 0, 0, 0)
+shape = SubResource("ConcavePolygonShape3D_hmc15")
+
 [node name="MeshInstance3D30" type="MeshInstance3D" parent="Main" unique_id=61046458]
 transform = Transform3D(1.5604599, 0, 4.6163864, 0, 1.5663537, 0, 0.539016, 0, -13.364499, 67.91919, 6.113059, -69.26726)
 mesh = SubResource("BoxMesh_5v1tr")
 
+[node name="StaticBody3D" type="StaticBody3D" parent="Main/MeshInstance3D30" unique_id=664256628]
+
+[node name="CollisionShape3D15" type="CollisionShape3D" parent="Main/MeshInstance3D30/StaticBody3D" unique_id=153057202]
+transform = Transform3D(1.0000002, 0, 4.7683716e-07, 0, 1.0000002, 0, 3.7252903e-09, 0, 1, 0, 0, 0)
+shape = SubResource("ConcavePolygonShape3D_dt0r1")
+
 [node name="MeshInstance3D31" type="MeshInstance3D" parent="Main" unique_id=1710554152]
 transform = Transform3D(-1.4577862, 0, -13.227734, 0, 1.5663534, 0, -1.0021712, 0, 19.241426, 99.61999, 6.113059, -39.62712)
 mesh = SubResource("BoxMesh_5v1tr")
+
+[node name="StaticBody3D" type="StaticBody3D" parent="Main/MeshInstance3D31" unique_id=11854469]
+
+[node name="CollisionShape3D14" type="CollisionShape3D" parent="Main/MeshInstance3D31/StaticBody3D" unique_id=512283162]
+transform = Transform3D(1, 0, -9.536743e-07, 0, 1, 0, 0, 0, 1, 0, 0, 0)
+shape = SubResource("ConcavePolygonShape3D_qebug")
 
 [node name="UFO" type="MeshInstance3D" parent="Main" unique_id=62863724]
 transform = Transform3D(10.38, 0, 0, 0, 0.117, 0, 0, 0, 10.38, 109.89629, 9.385899, -71.02481)
